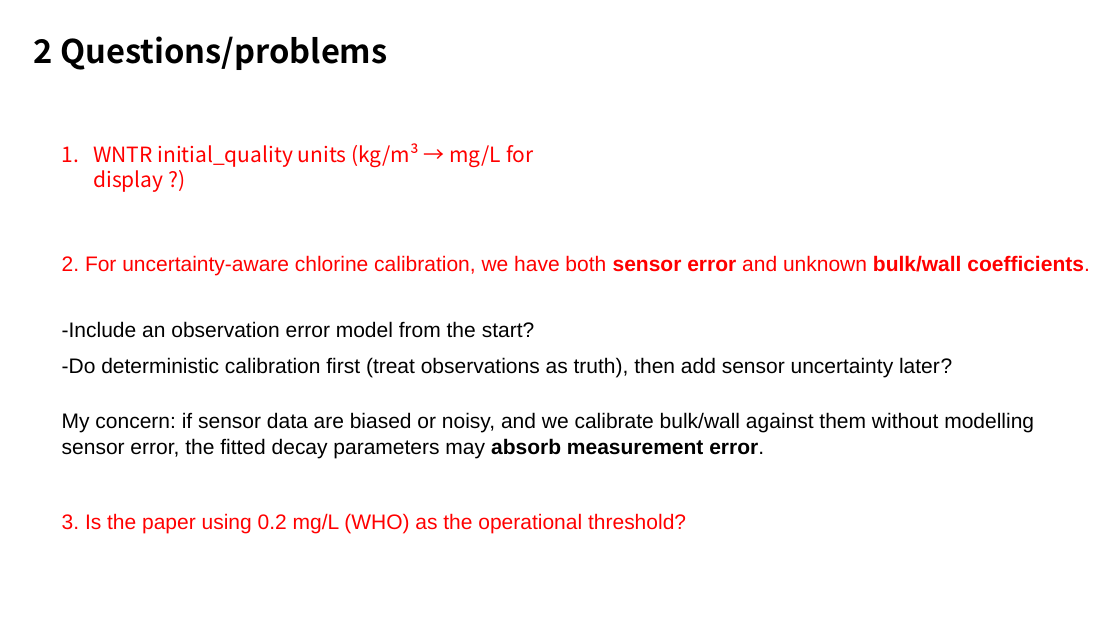
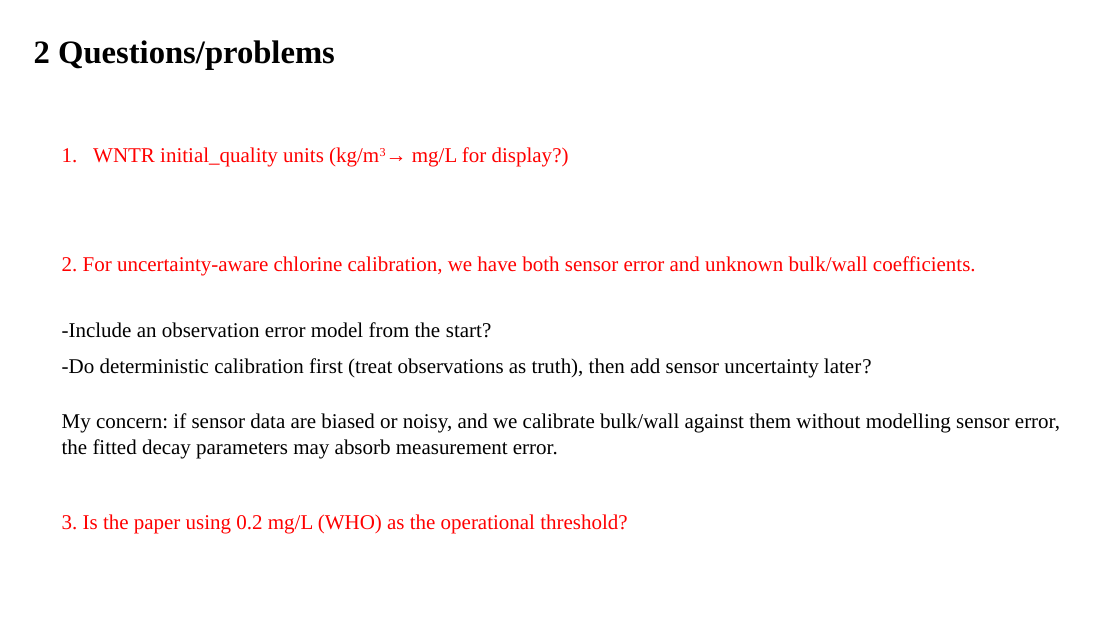
Before and after one commit to Strongxlb/Graduation-Project, a slide deck: slide 9 of meetings/我/5-22.pptx. Drawn at 1120x630 pixels with LibreOffice and Linux fonts; fonts in the diff are those of the drawing. Boxes give left, top, right and bottom in pixels: in the first picture for what was removed or moved away, otherwise in the second. Text is boxed around its words. In the diff, an @@ line names an element or a change of style, - is before the commit and + after.

```diff
--- a/meetings/我/5-22.pptx
+++ b/meetings/我/5-22.pptx
@@ text "2 Questions/problems" at <box>34,40,335,69</box>: font Noto Sans CJK SC to Times New Roman @@
@@ text at <box>93,147,569,167</box>: text changed; font Noto Sans CJK SC to Times New Roman @@
-1. WNTR initial_quality units (kg/m³ → mg/L for display ?)
+1. WNTR initial_quality units (kg/m3→ mg/L for display?)
@@ text "2. For uncertainty-aware chlorine calibration, ..." at <box>62,256,1060,534</box>: font Arial to Times New Roman; bold off in "sensor error bulk/wall coefficients.", "absorb measurement error." @@
```
Also in this commit, not shown: 8 other slides changed.
